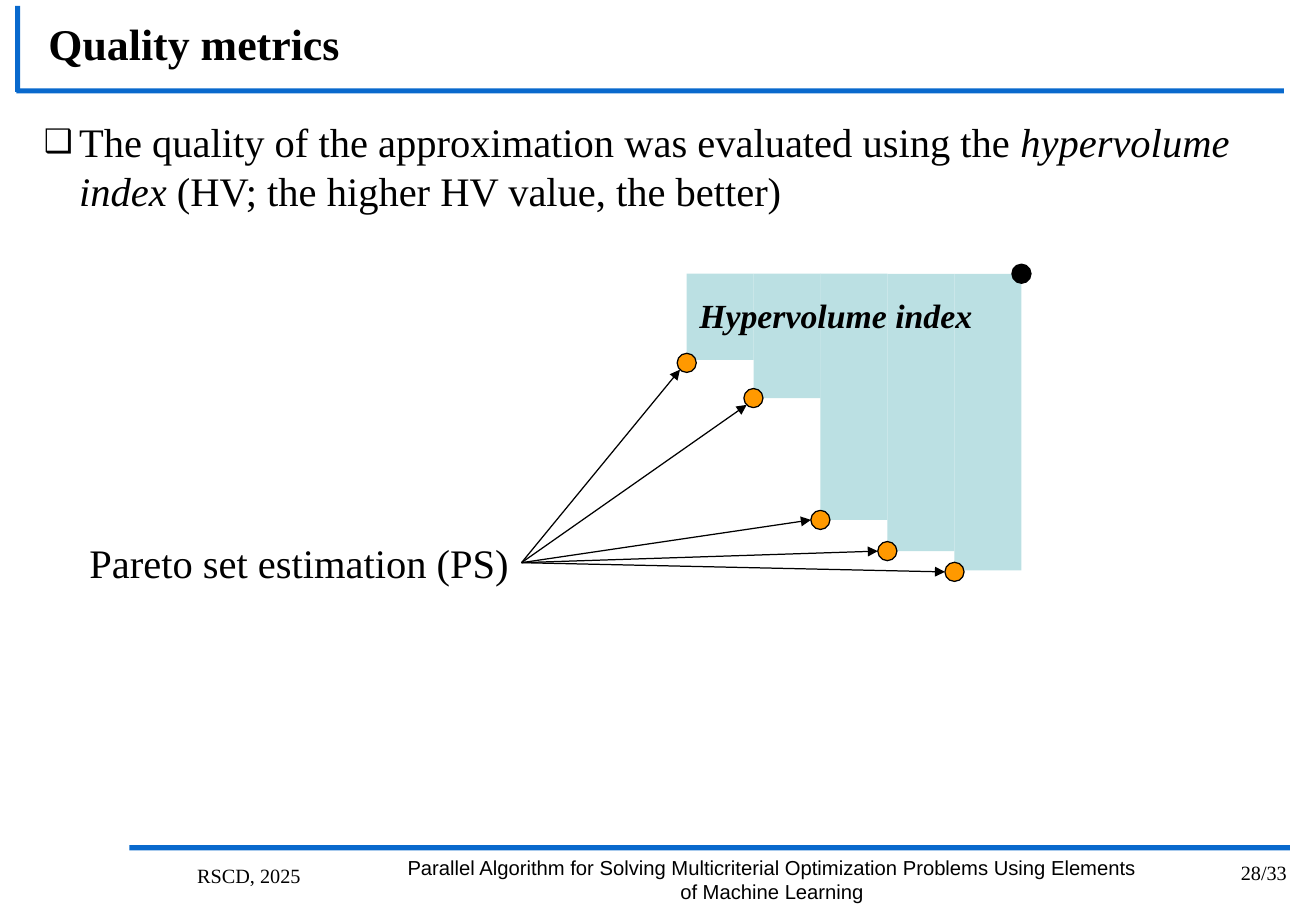
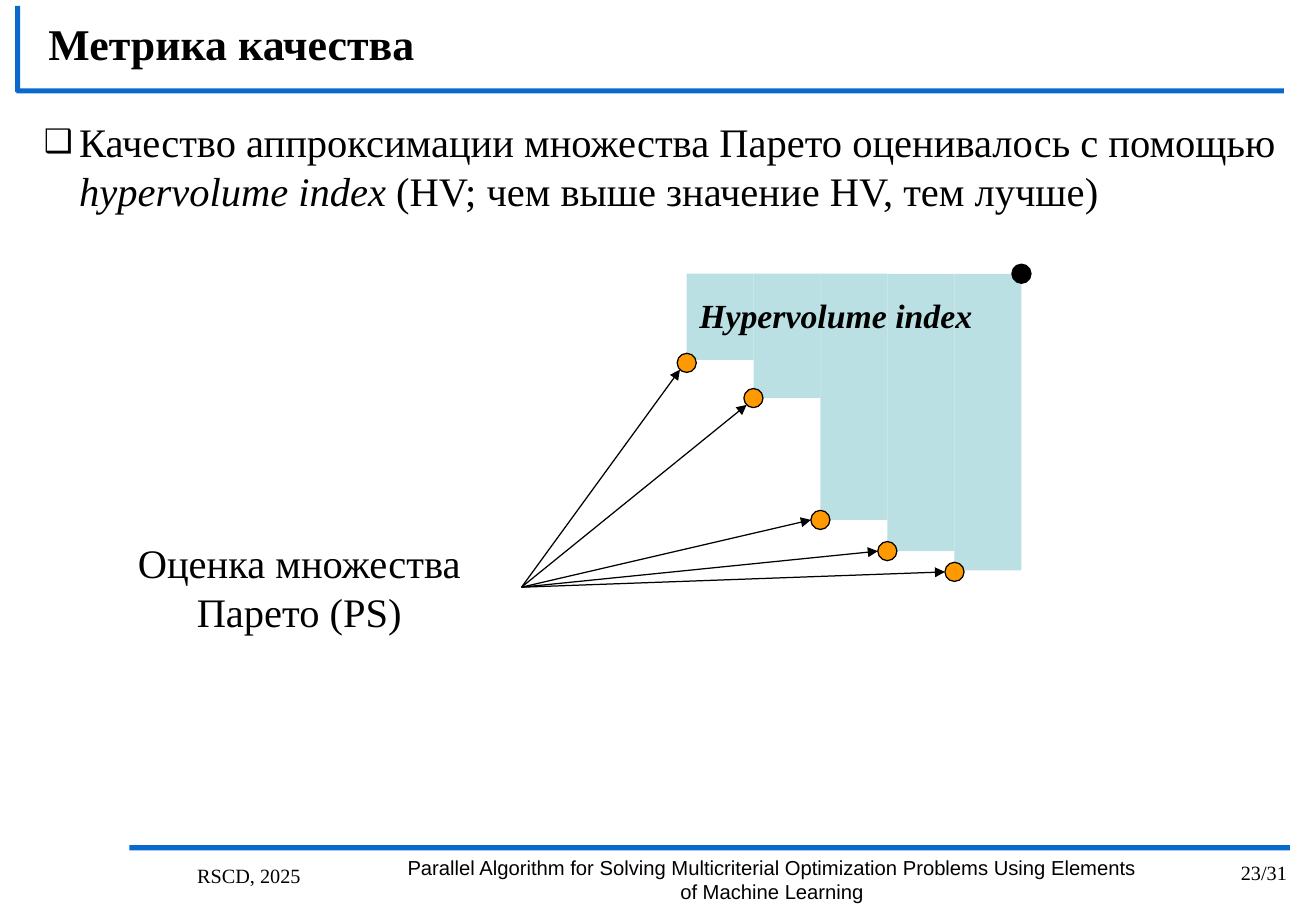
Before and after one commit to kabarkalov/GlobOptPapers, a slide deck: slide 23 of 2025/RSCD_MCO/RSCD25.pptx (slide 28 before the commit). Drawn at 1316x911 pixels with LibreOffice and Linux fonts; fonts in the diff are those of the drawing; background and template pictures are left out. Boxes give left, top, right and bottom in pixels: in the first picture for what was removed or moved away, otherwise in the second. Text is boxed around its words. In the diff, an @@ line names an element or a change of style, - is before the commit and + after.

```diff
--- a/2025/RSCD_MCO/RSCD25.pptx
+++ b/2025/RSCD_MCO/RSCD25.pptx
@@ title at [48, 31, 414, 70]: text changed @@
-Quality metrics
+Метрика качества
@@ text at [79, 130, 1275, 214]: text changed @@
-❑ The quality of the approximation was evaluated using the hypervolume index (HV; the higher HV value, the better)
+❑ Качество аппроксимации множества Парето оценивалось с помощью hypervolume index (HV; чем выше значение HV, тем лучше)
@@ arrow moved from (521, 563) - (680, 369) to (521, 587) - (680, 369) @@
@@ arrow moved from (521, 563) - (747, 405) to (521, 587) - (747, 405) @@
@@ arrow moved from (521, 563) - (812, 520) to (521, 587) - (812, 520) @@
@@ text at [138, 551, 460, 635]: text changed @@
-Pareto set estimation (PS)
+Оценка множества Парето (PS)
@@ arrow moved from (521, 563) - (879, 552) to (521, 587) - (879, 552) @@
@@ arrow moved from (521, 563) - (945, 572) to (521, 587) - (945, 572) @@
@@ page number at [1241, 866, 1287, 881]: text changed @@
-28/33
+23/31
```
Also in this commit, not shown: 16 other slides changed, 1 slide added, 6 slides removed.
